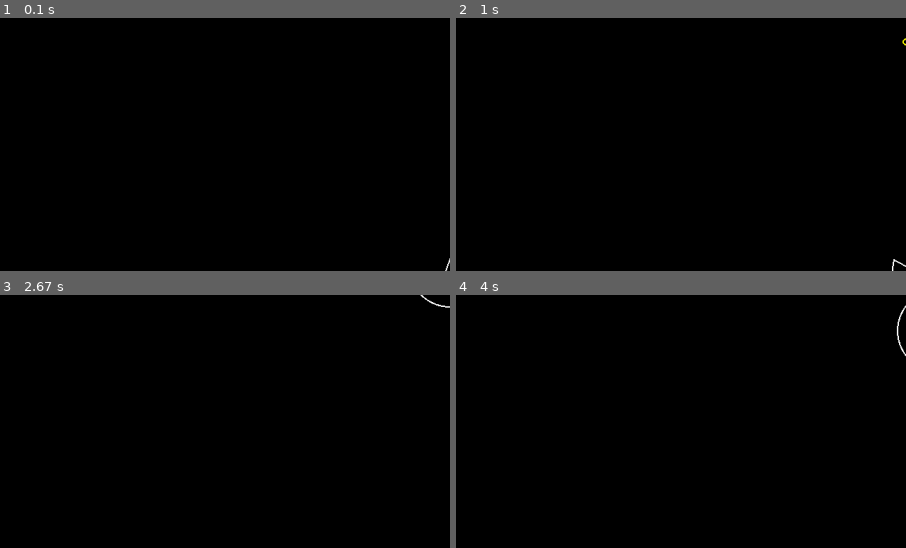
Above: before the commit, frames 1-4 (two rows, left to right).
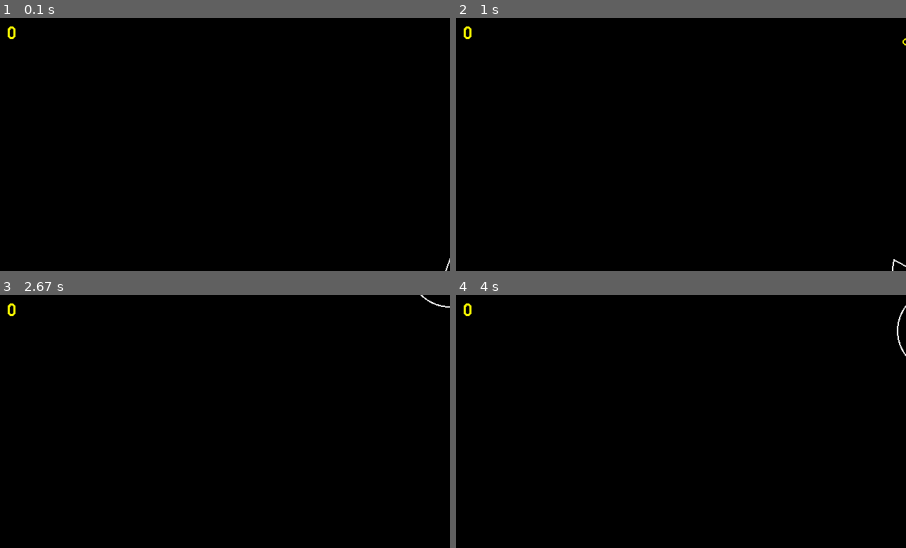
Above: after the commit, the same moments.

Repository: paulhunter/pygame-asteroids
Game: pygame game, started from main.py
Same seed, same stepped clock (60 frames per second), same inputs: the game is played once before the commit and once after it.
Inputs:
- Up to frame 1 (0.1 s): no input
- Up to frame 2 (1 s): tap Space at 0.33, 0.73 s; hold Right from 0.67 s (still down)
- Up to frame 3 (2.67 s): tap Space at 1.03, 1.23, 1.57, 1.87, 2.07, 2.37, 2.63 s; release Right at 1.13 s; hold Up 1.17-1.47 s; hold Right 1.5-1.97 s; hold Left 2-2.53 s; hold Down from 2.57 s (still down)
- Up to frame 4 (4 s): release Down at 2.87 s; hold Left 2.9-3.3 s; tap Space at 2.97, 3.27, 3.4, 3.8 s; hold Up 3.33-3.7 s; hold Right from 3.73 s (still down)
The pictures show only the part of the screen within x 0-50%, y 0-50%; the shares and areas given below are measured in that part.

The runs differ from the first frame. In frame 1, less than 0.1% of the frame differs, in the area x 1-4%, y 3-9%; in frame 2, less than 0.1%; in frame 3, less than 0.1%; in frame 4, less than 0.1%.

Commit message:
basic scoring system added

Diff:
--- a/main.py
+++ b/main.py
@@ -13,11 +13,27 @@
 Developer Resources
 - Python Style Guide - https://peps.python.org/pep-0008/#imports
 
+Things to further enhance the project:
+[x] Add a scoring system
+[ ] Multiple Lives and respawning
+[ ] Add an explosion effect for the asteroids
+[x] Add acceleration to the player
+[ ] Make the objects wrap around the screen
+    [x] Player
+    [ ] Asteroids
+[ ] Add a background image
+[ ] Create different weapon types
+[ ] Make the asteroids lumpy instead of round
+[ ] Make the ship have a triangular hitbox
+[ ] Add a shield power-up
+[ ] Add a speed power-up
+[ ] Add bombs that can be dropped
 
 
 '''
 
 import pygame
+import pygame.font
 
 from constants import *
 
@@ -36,8 +52,14 @@
     screen = pygame.display.set_mode((SCREEN_WIDTH, SCREEN_HEIGHT))
     clock = pygame.time.Clock()
 
+    pygame.font.init()
+    font = pygame.font.Font(None, 36)
+
     # Time Delta
     dt = 0
+    # Player Score
+    score = 0
+
 
     # all game objects that can be updated.
     updatable = pygame.sprite.Group()
@@ -62,7 +84,7 @@
     # Create the asteroid field
     field = AsteroidField()
 
-    # Game Loop
+    # Game Loopd
     while True:
         for event in pygame.event.get():
             if event.type == pygame.QUIT:
@@ -78,6 +100,7 @@
 
             for s in shots:
                 if a.circle_collision(s):
+                    score += int(120 / a.radius)
                     a.split()
                     s.kill()
 
@@ -87,6 +110,10 @@
         # drawable.draw(screen) - Can't be used as it expects images
         for d in drawable:
             d.draw(screen)
+
+        score_text = font.render(f"{score}", False, "yellow", "black")
+        screen.blit(score_text, (10,10))
+
         pygame.display.flip()
 
         # Stall til end of frame, and capture the delta-time in seconds
